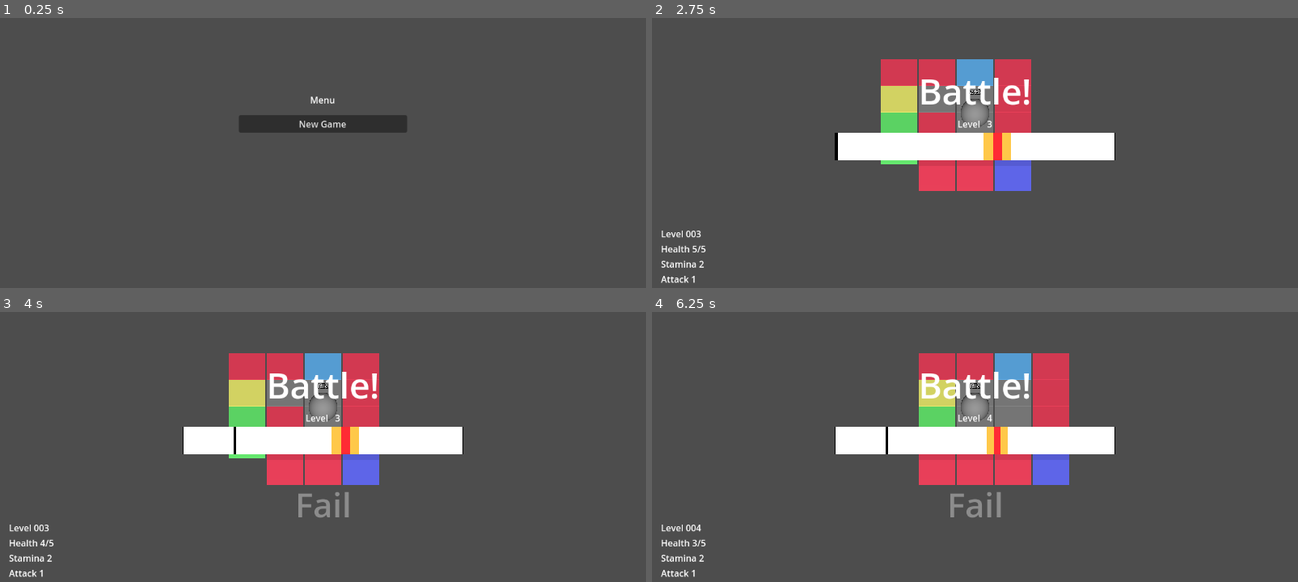
Above: before the commit, frames 1-4 (two rows, left to right).
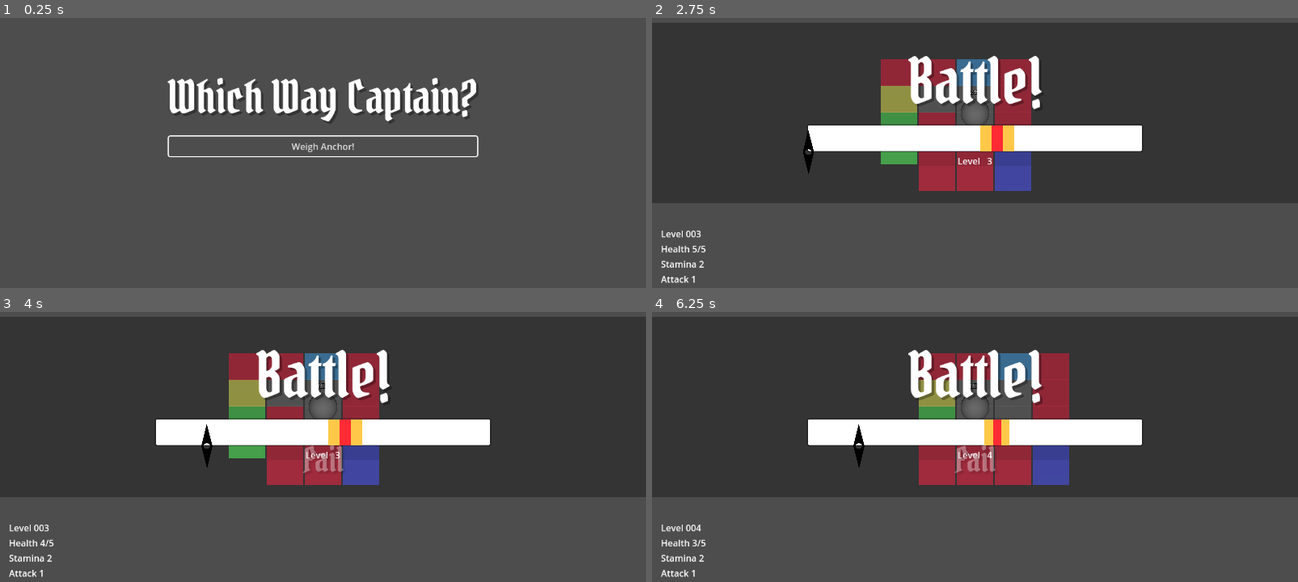
Above: after the commit, the same moments.

Repository: tVeratti/mini-byte-jam
Game: Godot game, scene res://main/main.tscn
Two runs of this game, one before a commit and one after it. Both use one fixed random seed, a clock stepped at 60 frames per second and the inputs below.
Inputs:
- Up to frame 1 (0.25 s): no input
- Up to frame 2 (2.75 s): click "New Game" (after the commit: "Weigh Anchor!") at 0.5 s; tap Enter at 1.25 s; hold Right (move_right) 1.28-2.03 s; tap Space (accept) at 1.35, 2.1 s; hold S (move_backward) from 2.03 s (still down)
- Up to frame 3 (4 s): release S (move_backward) at 2.78 s; hold Right (move_right) 2.78-3.53 s; tap Space (accept) at 2.85, 3.6 s; hold W (move_forward) from 3.53 s (still down)
- Up to frame 4 (6.25 s): release W (move_forward) at 4.28 s; hold A (move_left) 4.28-5.78 s; tap Space (accept) at 4.35, 5.1, 5.85 s; hold S (move_backward) from 5.78 s (still down)

The runs differ from the first frame. In frame 1, 5.9% of the frame differs, in the area x 25-75%, y 22-52%; in frame 2, 64%; in frame 3, 64%, in the area x 0-100%, y 1-77%; in frame 4, 64%.

Commit message:
add font, compass needle

Diff:
--- /dev/null
+++ b/assets/header_font_settings.tres
@@ -0,0 +1,9 @@
+[gd_resource type="LabelSettings" load_steps=2 format=3 uid="uid://cxqofppwjhrtu"]
+
+[ext_resource type="FontFile" uid="uid://bw4edb43exu17" path="res://assets/fonts/PirataOne-Regular.ttf" id="1_38kwp"]
+
+[resource]
+font = ExtResource("1_38kwp")
+font_size = 64
+shadow_color = Color(0, 0, 0, 0.313726)
+shadow_offset = Vector2(4, 4)
--- a/battle/battle.gd
+++ b/battle/battle.gd
@@ -7,7 +7,7 @@
 
 const LEVEL_WEIGHT:float = 10.0
 
-const TRACK_WIDTH:int = 500
+const TRACK_WIDTH:int = 600
 const MIN_TARGET_WIDTH:int = 5
 const MIN_TARGET_OFFSET:int = 80
 
--- a/battle/battle.tscn
+++ b/battle/battle.tscn
@@ -1,18 +1,30 @@
-[gd_scene load_steps=5 format=3 uid="uid://bcvlm28nt0iwi"]
+[gd_scene load_steps=8 format=3 uid="uid://bcvlm28nt0iwi"]
 
 [ext_resource type="Script" uid="uid://bg1h072hwja02" path="res://battle/battle.gd" id="1_mqutd"]
 [ext_resource type="PackedScene" uid="uid://c2x5nb8xutljl" path="res://battle/battle_result.tscn" id="2_tiqy5"]
+[ext_resource type="FontFile" uid="uid://bw4edb43exu17" path="res://assets/fonts/PirataOne-Regular.ttf" id="3_qubjc"]
+[ext_resource type="Texture2D" uid="uid://ir2ktjpp1f7n" path="res://battle/assets/compass_needle.png" id="4_6hnvb"]
 
-[sub_resource type="LabelSettings" id="LabelSettings_mqutd"]
-font_size = 64
+[sub_resource type="StyleBoxFlat" id="StyleBoxFlat_qubjc"]
+bg_color = Color(0, 0, 0, 0.313726)
+
+[sub_resource type="LabelSettings" id="LabelSettings_6hnvb"]
+font = ExtResource("3_qubjc")
+font_size = 112
+shadow_color = Color(0, 0, 0, 0.313726)
+shadow_offset = Vector2(4, 4)
 
 [sub_resource type="StyleBoxFlat" id="StyleBoxFlat_mqutd"]
 bg_color = Color(1, 1, 1, 1)
-border_width_left = 1
-border_width_top = 1
-border_width_right = 1
-border_width_bottom = 1
-border_color = Color(0, 0, 0, 1)
+border_width_left = 2
+border_width_top = 2
+border_width_right = 2
+border_width_bottom = 2
+border_color = Color(0, 0, 0, 0.313726)
+corner_radius_top_left = 4
+corner_radius_top_right = 4
+corner_radius_bottom_right = 4
+corner_radius_bottom_left = 4
 
 [node name="Battle" type="MarginContainer"]
 anchors_preset = 14
@@ -26,60 +38,81 @@
 script = ExtResource("1_mqutd")
 result_scene = ExtResource("2_tiqy5")
 
-[node name="Layout" type="VBoxContainer" parent="."]
+[node name="Panel" type="Panel" parent="."]
+layout_mode = 2
+theme_override_styles/panel = SubResource("StyleBoxFlat_qubjc")
+
+[node name="MarginContainer" type="MarginContainer" parent="."]
+layout_mode = 2
+theme_override_constants/margin_left = 16
+theme_override_constants/margin_top = 32
+theme_override_constants/margin_right = 16
+theme_override_constants/margin_bottom = 64
+
+[node name="Layout" type="VBoxContainer" parent="MarginContainer"]
 layout_mode = 2
 
-[node name="Title" type="Label" parent="Layout"]
+[node name="Title" type="Label" parent="MarginContainer/Layout"]
 layout_mode = 2
 text = "Battle!"
-label_settings = SubResource("LabelSettings_mqutd")
+label_settings = SubResource("LabelSettings_6hnvb")
 horizontal_alignment = 1
 
-[node name="Level" type="Label" parent="Layout"]
-unique_name_in_owner = true
-layout_mode = 2
-text = "Level 001"
-horizontal_alignment = 1
-
-[node name="TrackContainer" type="MarginContainer" parent="Layout"]
-custom_minimum_size = Vector2(500, 50)
+[node name="TrackContainer" type="MarginContainer" parent="MarginContainer/Layout"]
+custom_minimum_size = Vector2(600, 50)
 layout_mode = 2
 size_flags_horizontal = 4
 size_flags_vertical = 4
 
-[node name="Track" type="Panel" parent="Layout/TrackContainer"]
+[node name="Track" type="Panel" parent="MarginContainer/Layout/TrackContainer"]
 unique_name_in_owner = true
 layout_mode = 2
 theme_override_styles/panel = SubResource("StyleBoxFlat_mqutd")
 
-[node name="TargetContainer" type="MarginContainer" parent="Layout/TrackContainer"]
+[node name="TargetContainer" type="MarginContainer" parent="MarginContainer/Layout/TrackContainer"]
 layout_mode = 2
 theme_override_constants/margin_left = 80
-theme_override_constants/margin_top = 1
-theme_override_constants/margin_bottom = 1
+theme_override_constants/margin_top = 2
+theme_override_constants/margin_bottom = 2
 
-[node name="Stamina" type="ColorRect" parent="Layout/TrackContainer/TargetContainer"]
+[node name="Stamina" type="ColorRect" parent="MarginContainer/Layout/TrackContainer/TargetContainer"]
 unique_name_in_owner = true
 custom_minimum_size = Vector2(30, 0)
 layout_mode = 2
 size_flags_horizontal = 4
 color = Color(1, 0.784314, 0.286275, 1)
 
-[node name="Attack" type="ColorRect" parent="Layout/TrackContainer/TargetContainer"]
+[node name="Attack" type="ColorRect" parent="MarginContainer/Layout/TrackContainer/TargetContainer"]
 unique_name_in_owner = true
 custom_minimum_size = Vector2(10, 0)
 layout_mode = 2
 size_flags_horizontal = 4
 color = Color(1, 0.168627, 0.203922, 1)
 
-[node name="InputContainer" type="MarginContainer" parent="Layout/TrackContainer"]
+[node name="InputContainer" type="MarginContainer" parent="MarginContainer/Layout/TrackContainer"]
 unique_name_in_owner = true
 layout_mode = 2
 theme_override_constants/margin_left = 0
 
-[node name="Input" type="ColorRect" parent="Layout/TrackContainer/InputContainer"]
+[node name="Input" type="ColorRect" parent="MarginContainer/Layout/TrackContainer/InputContainer"]
 unique_name_in_owner = true
 custom_minimum_size = Vector2(5, 0)
 layout_mode = 2
 size_flags_horizontal = 0
-color = Color(0, 0, 0, 1)
+color = Color(0, 0, 0, 0)
+
+[node name="TextureRect" type="TextureRect" parent="MarginContainer/Layout/TrackContainer/InputContainer/Input"]
+modulate = Color(0, 0, 0, 1)
+layout_mode = 0
+offset_left = -7.0
+offset_top = 10.0
+offset_right = 13.0
+offset_bottom = 90.0
+texture = ExtResource("4_6hnvb")
+expand_mode = 1
+
+[node name="Level" type="Label" parent="MarginContainer/Layout"]
+unique_name_in_owner = true
+layout_mode = 2
+text = "Level 001"
+horizontal_alignment = 1
--- a/battle/battle_result.tscn
+++ b/battle/battle_result.tscn
@@ -1,48 +1,7 @@
 [gd_scene load_steps=7 format=3 uid="uid://c2x5nb8xutljl"]
 
 [ext_resource type="Script" uid="uid://dcjnai14qxhp2" path="res://battle/battle_result.gd" id="1_2ok3a"]
-
-[sub_resource type="LabelSettings" id="LabelSettings_q8pnt"]
-font_size = 64
-
-[sub_resource type="Animation" id="Animation_pt6fb"]
-resource_name = "show"
-tracks/0/type = "value"
-tracks/0/imported = false
-tracks/0/enabled = true
-tracks/0/path = NodePath("Label:position")
-tracks/0/interp = 1
-tracks/0/loop_wrap = true
-tracks/0/keys = {
-"times": PackedFloat32Array(0, 0.966667),
-"transitions": PackedFloat32Array(0.353553, 1),
-"update": 0,
-"values": [Vector2(0, 275), Vector2(0, 190)]
-}
-tracks/1/type = "value"
-tracks/1/imported = false
-tracks/1/enabled = true
-tracks/1/path = NodePath("Label:scale")
-tracks/1/interp = 1
-tracks/1/loop_wrap = true
-tracks/1/keys = {
-"times": PackedFloat32Array(0, 0.966667),
-"transitions": PackedFloat32Array(0.164939, 1),
-"update": 0,
-"values": [Vector2(0.1, 0.1), Vector2(1, 1)]
-}
-tracks/2/type = "value"
-tracks/2/imported = false
-tracks/2/enabled = true
-tracks/2/path = NodePath("Label:modulate")
-tracks/2/interp = 1
-tracks/2/loop_wrap = true
-tracks/2/keys = {
-"times": PackedFloat32Array(0, 0.99),
-"transitions": PackedFloat32Array(1, 1),
-"update": 0,
-"values": [Color(1, 1, 1, 0), Color(1, 1, 1, 1)]
-}
+[ext_resource type="LabelSettings" uid="uid://cxqofppwjhrtu" path="res://assets/header_font_settings.tres" id="2_pt6fb"]
 
 [sub_resource type="Animation" id="Animation_2ok3a"]
 length = 0.001
@@ -98,6 +57,45 @@
 "values": [Color(1, 1, 1, 1), Color(1, 1, 1, 0)]
 }
 
+[sub_resource type="Animation" id="Animation_pt6fb"]
+resource_name = "show"
+tracks/0/type = "value"
+tracks/0/imported = false
+tracks/0/enabled = true
+tracks/0/path = NodePath("Label:position")
+tracks/0/interp = 1
+tracks/0/loop_wrap = true
+tracks/0/keys = {
+"times": PackedFloat32Array(0, 0.966667),
+"transitions": PackedFloat32Array(0.353553, 1),
+"update": 0,
+"values": [Vector2(0, 275), Vector2(0, 190)]
+}
+tracks/1/type = "value"
+tracks/1/imported = false
+tracks/1/enabled = true
+tracks/1/path = NodePath("Label:scale")
+tracks/1/interp = 1
+tracks/1/loop_wrap = true
+tracks/1/keys = {
+"times": PackedFloat32Array(0, 0.966667),
+"transitions": PackedFloat32Array(0.164939, 1),
+"update": 0,
+"values": [Vector2(0.1, 0.1), Vector2(1, 1)]
+}
+tracks/2/type = "value"
+tracks/2/imported = false
+tracks/2/enabled = true
+tracks/2/path = NodePath("Label:modulate")
+tracks/2/interp = 1
+tracks/2/loop_wrap = true
+tracks/2/keys = {
+"times": PackedFloat32Array(0, 0.99),
+"transitions": PackedFloat32Array(1, 1),
+"update": 0,
+"values": [Color(1, 1, 1, 0), Color(1, 1, 1, 1)]
+}
+
 [sub_resource type="AnimationLibrary" id="AnimationLibrary_bp6fn"]
 _data = {
 &"RESET": SubResource("Animation_2ok3a"),
@@ -122,15 +120,13 @@
 anchor_top = 0.5
 anchor_right = 1.0
 anchor_bottom = 0.5
-offset_left = 457.0
-offset_top = -132.0
-offset_right = 457.0
-offset_bottom = -44.0
+offset_top = -49.0
+offset_bottom = 39.0
 grow_horizontal = 2
 grow_vertical = 2
 pivot_offset = Vector2(599, 45)
 text = "Success"
-label_settings = SubResource("LabelSettings_q8pnt")
+label_settings = ExtResource("2_pt6fb")
 horizontal_alignment = 1
 
 [node name="AnimationPlayer" type="AnimationPlayer" parent="."]
--- a/map/goal_window.tscn
+++ b/map/goal_window.tscn
@@ -1,9 +1,7 @@
 [gd_scene load_steps=3 format=3 uid="uid://dhgn5s74308uh"]
 
 [ext_resource type="Script" uid="uid://iibknr0e5r1l" path="res://map/goal_window.gd" id="1_x556s"]
-
-[sub_resource type="LabelSettings" id="LabelSettings_6ylcc"]
-font_size = 64
+[ext_resource type="LabelSettings" uid="uid://cxqofppwjhrtu" path="res://assets/header_font_settings.tres" id="2_qlno6"]
 
 [node name="GoalWindow" type="MarginContainer"]
 anchors_preset = 15
@@ -23,7 +21,7 @@
 [node name="Label" type="Label" parent="VBoxContainer"]
 layout_mode = 2
 text = "Treasure Found!"
-label_settings = SubResource("LabelSettings_6ylcc")
+label_settings = ExtResource("2_qlno6")
 horizontal_alignment = 1
 
 [node name="Button" type="Button" parent="VBoxContainer"]
--- a/menu/menu.tscn
+++ b/menu/menu.tscn
@@ -1,6 +1,29 @@
-[gd_scene load_steps=2 format=3 uid="uid://cc02vevc3mc8q"]
+[gd_scene load_steps=5 format=3 uid="uid://cc02vevc3mc8q"]
 
 [ext_resource type="Script" uid="uid://dsbf2who6sb23" path="res://menu/menu.gd" id="1_j0t7f"]
+[ext_resource type="FontFile" uid="uid://bw4edb43exu17" path="res://assets/fonts/PirataOne-Regular.ttf" id="2_g18jx"]
+
+[sub_resource type="LabelSettings" id="LabelSettings_6nwqt"]
+font = ExtResource("2_g18jx")
+font_size = 80
+shadow_color = Color(0, 0, 0, 0.313726)
+shadow_offset = Vector2(4, 4)
+
+[sub_resource type="StyleBoxFlat" id="StyleBoxFlat_g18jx"]
+content_margin_left = 8.0
+content_margin_top = 8.0
+content_margin_right = 8.0
+content_margin_bottom = 8.0
+draw_center = false
+border_width_left = 2
+border_width_top = 2
+border_width_right = 2
+border_width_bottom = 2
+border_color = Color(1, 1, 1, 1)
+corner_radius_top_left = 4
+corner_radius_top_right = 4
+corner_radius_bottom_right = 4
+corner_radius_bottom_left = 4
 
 [node name="Menu" type="MarginContainer"]
 anchors_preset = 15
@@ -19,11 +42,13 @@
 
 [node name="Label" type="Label" parent="VBoxContainer"]
 layout_mode = 2
-text = "Menu"
+text = "Which Way Captain?"
+label_settings = SubResource("LabelSettings_6nwqt")
 horizontal_alignment = 1
 
 [node name="NewGame" type="Button" parent="VBoxContainer"]
 layout_mode = 2
-text = "New Game"
+theme_override_styles/normal = SubResource("StyleBoxFlat_g18jx")
+text = "Weigh Anchor!"
 
 [connection signal="pressed" from="VBoxContainer/NewGame" to="." method="_on_new_game_pressed"]
--- a/project.godot
+++ b/project.godot
@@ -10,7 +10,7 @@
 
 [application]
 
-config/name="mini-byte-jam"
+config/name="Which Way Captain?"
 run/main_scene="uid://1430bwsidw41"
 config/features=PackedStringArray("4.4", "GL Compatibility")
 config/icon="res://icon.svg"
Binary file added: assets/fonts/PirataOne-Regular.ttf
Not shown, added: assets/fonts/PirataOne-Regular.ttf.import
Binary file added: battle/assets/compass_needle.png
Not shown, added: battle/assets/compass_needle.png.import
